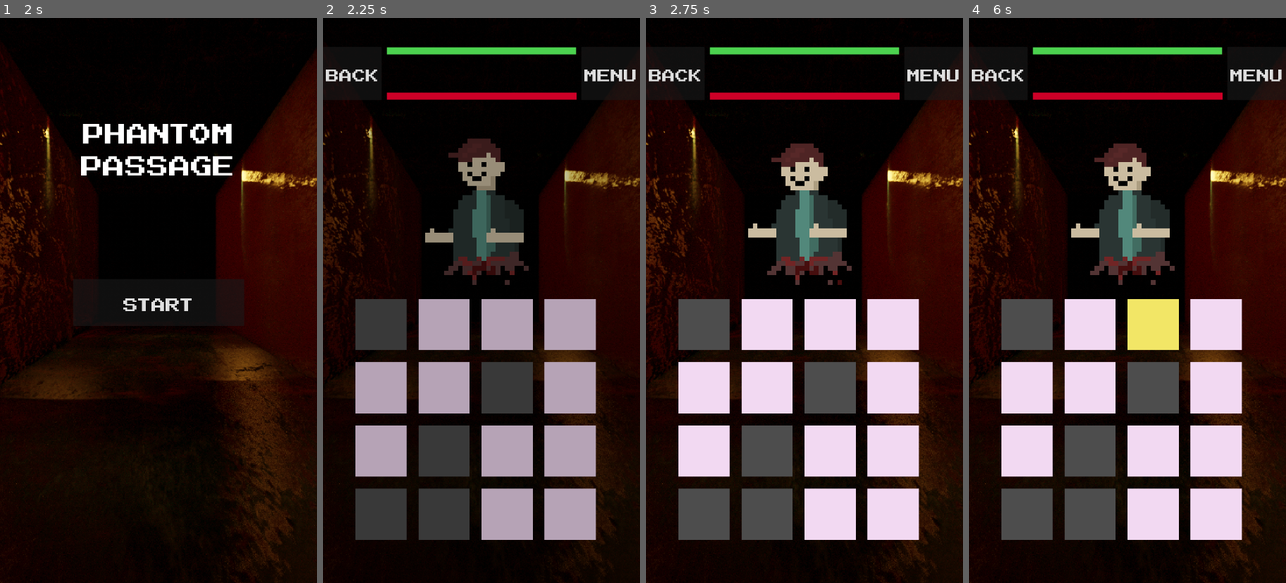
Above: before the commit, frames 1-4 (left to right).
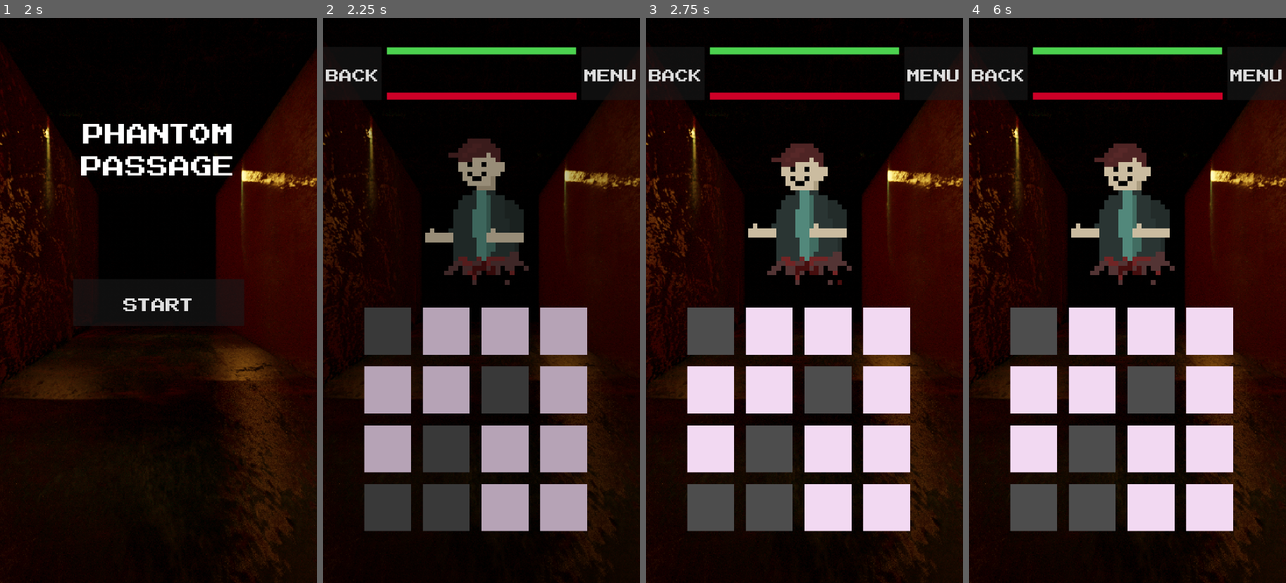
Above: after the commit, the same moments.

Repository: numberpup/phantom-passage
Game: Godot game, scene res://Scenes/UI/SplashScreen.tscn
Same seed, same stepped clock (60 frames per second), same inputs: the game is played once before the commit and once after it.
Inputs (mouse positions are in pixels of both pictures, inside the frame that each line leads up to):
- Up to frame 1 (2 s): move the mouse to (228, 272) at 0.52 s; click (228, 272) at 0.67 s; drag from (95, 328) to (142, 413) at 1.27 s
- Up to frame 2 (2.25 s): click "START" at 2 s
- Up to frame 3 (2.75 s): no input
- Up to frame 4 (6 s): move the mouse to (1159, 176) at 2.77 s; click (1159, 176) at 2.92 s; drag from (1111, 413) to (1032, 215) at 3.52 s; move the mouse to (1222, 385) at 4.27 s; click (1222, 385) at 4.42 s; drag from (1032, 215) to (1079, 159) at 5.02 s; move the mouse to (1143, 300) at 5.77 s; click (1143, 300) at 5.92 s

Frame 1 is identical in both runs. In frame 2, 7.7% of the frame differs, in the area x 10-87%, y 49-93%; in frame 3, 7.8%; in frame 4, 8.9%.

Commit message:
Dynamic board sizing
Board sizing based on grid size

Diff:
--- a/Scripts/gameboard.gd
+++ b/Scripts/gameboard.gd
@@ -3,7 +3,7 @@
 ##
 # EXPORTED VARIABLES
 ##
-@export var tile_size: int = 175
+@export var tile_size: int = 150
 @export var tile_padding: int = 40
 
 @export var active_color: Color = Color(.95, .85, .95)         # pink for active tiles
@@ -66,6 +66,13 @@
 	create_grid_from_model(board_model)
 
 func _ready() -> void:
+	if GameManager.board_size == 3:
+		tile_size = 170
+	if GameManager.board_size == 4:
+		tile_size = 160
+	if GameManager.board_size == 5:
+		tile_size = 140
+
 	reset_board()
 
 	# Ensure this node can receive input events
Not shown, added: Builds/Phantom Passage v0.6.4.apk
Not shown, added: Builds/Phantom Passage v0.6.4.apk.idsig
